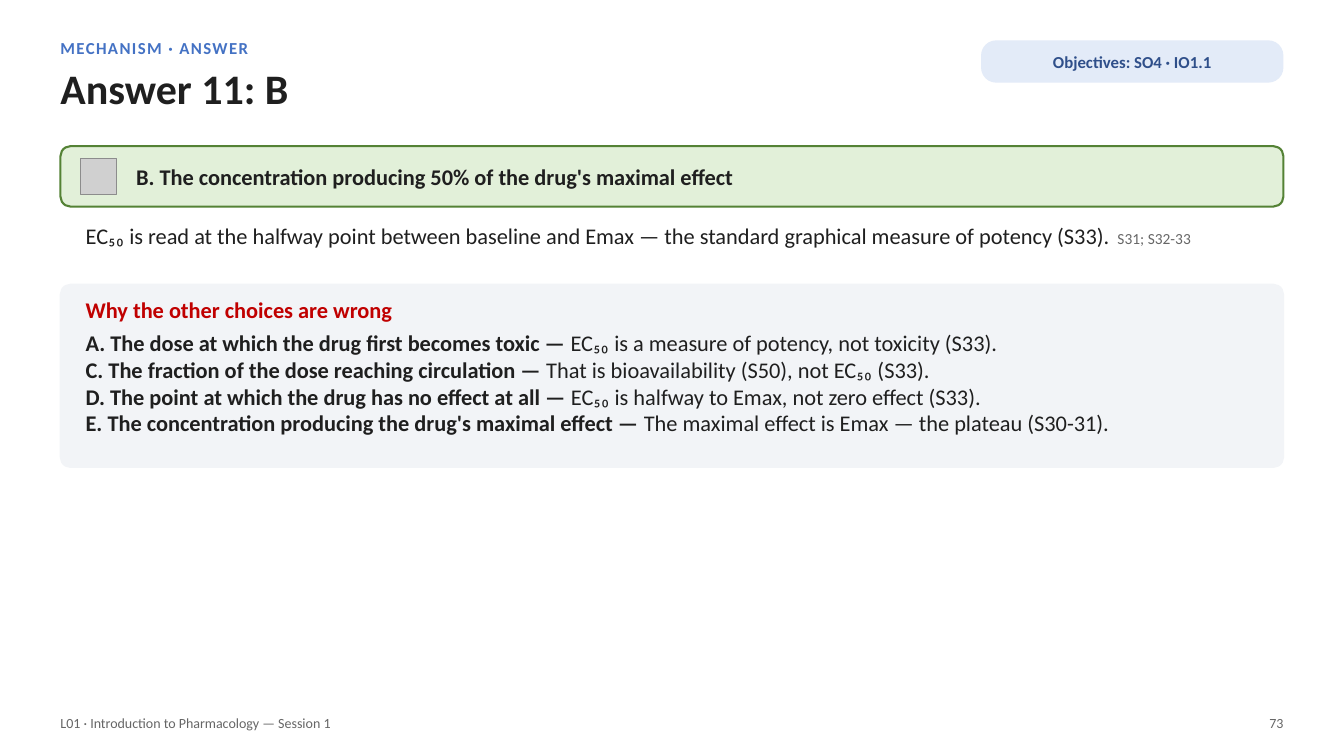
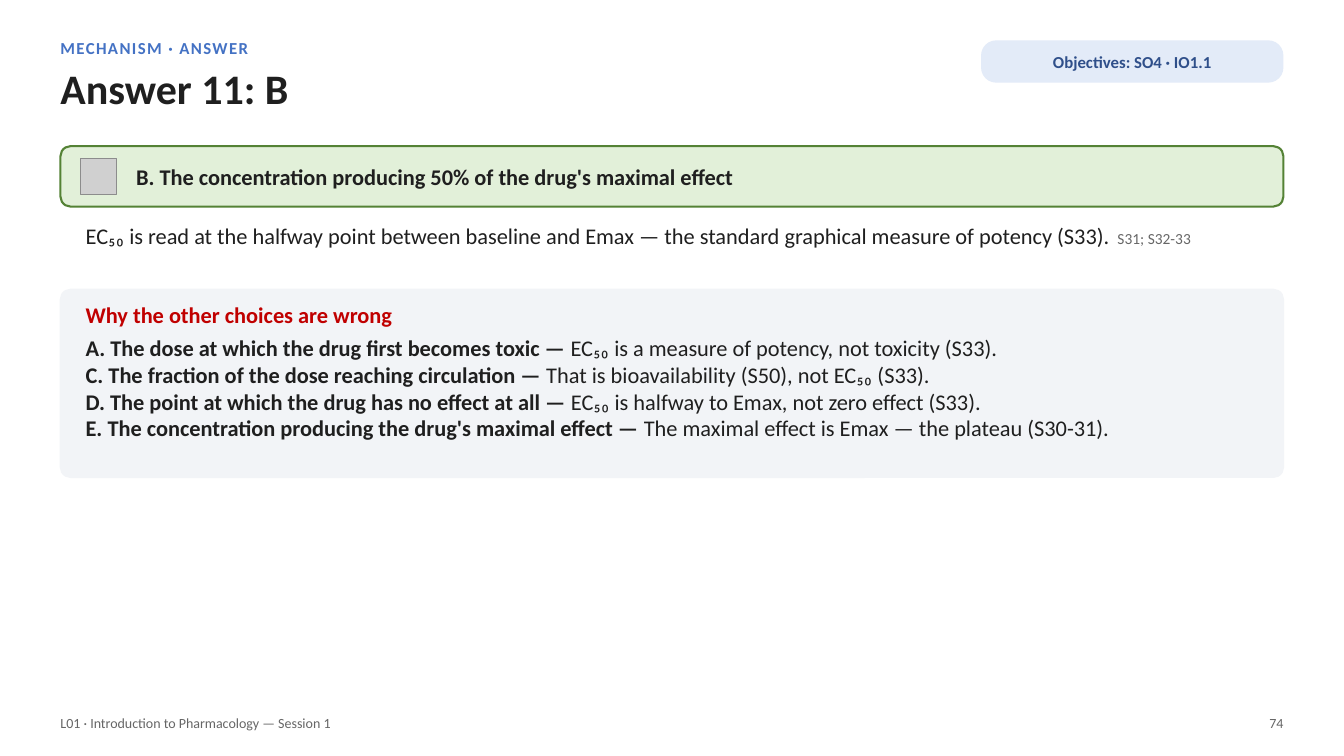
Before and after one commit to bishwokrit/DPAS-Pharm, a slide deck: slide 74 of outputs/L01/L01_Unit_1_Introduction_to_Pharmacology_Session_1_study_deck.pptx (slide 73 before the commit). Drawn at 1344x756 pixels with LibreOffice and Linux fonts; fonts in the diff are those of the drawing; grey boxes stand for pictures. Boxes give left, top, right and bottom in pixels: in the first picture for what was removed or moved away, otherwise in the second. Text is boxed around its words. In the diff, an @@ line names an element or a change of style, - is before the commit and + after.

```diff
--- a/outputs/L01/L01_Unit_1_Introduction_to_Pharmacology_Session_1_study_deck.pptx
+++ b/outputs/L01/L01_Unit_1_Introduction_to_Pharmacology_Session_1_study_deck.pptx
@@ rounded rectangle: place and size @@
-rounded rectangle at [60, 284, 1284, 467]
+rounded rectangle at [60, 289, 1284, 477]
@@ rounded rectangle at [60, 289, 1284, 477]: proportions changed @@
@@ text "Why the other choices are ...": place and size @@
-text "Why the other choices are ..." at [86, 302, 1109, 435]
+text "Why the other choices are ..." at [86, 307, 1109, 440]
@@ text at [1269, 719, 1283, 728]: text changed @@
-73
+74
```
Also in this commit, not shown: 97 other slides changed, 1 slide added, 8 other files.
